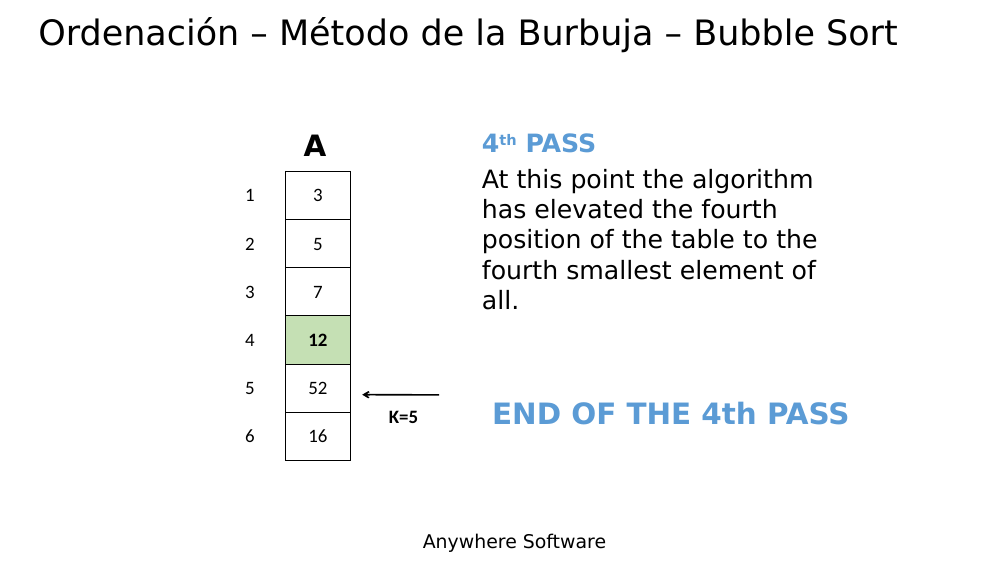
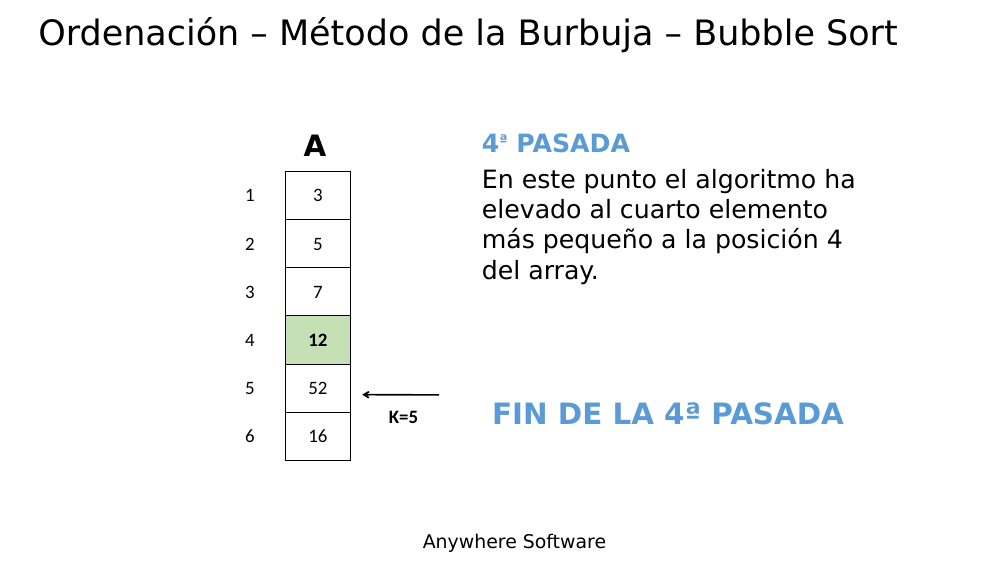
Before and after one commit to Lamashino/Teaching-B4J, a slide deck: slide 44 of Tema 14 - Matrices - Arrays/Tema 14 - Matrices - Arrays.pptx. Drawn at 1008x567 pixels with LibreOffice and Linux fonts; fonts in the diff are those of the drawing; background and template pictures are left out. Boxes give left, top, right and bottom in pixels: in the first picture for what was removed or moved away, otherwise in the second. Text is boxed around its words. In the diff, an @@ line names an element or a change of style, - is before the commit and + after.

```diff
--- a/Tema 14 - Matrices - Arrays/Tema 14 - Matrices - Arrays.pptx
+++ b/Tema 14 - Matrices - Arrays/Tema 14 - Matrices - Arrays.pptx
@@ text at bbox=[516, 133, 630, 153]: text changed @@
-4th PASS
+4ª PASADA
@@ text at bbox=[482, 169, 855, 285]: text changed @@
-At this point the algorithm has elevated the fourth position of the table to the fourth smallest element of all.
+En este punto el algoritmo ha elevado al cuarto elemento más pequeño a la posición 4 del array.
@@ text at bbox=[492, 402, 844, 425]: text changed @@
-END OF THE 4th PASS
+FIN DE LA 4ª PASADA
```
Also in this commit, not shown: 22 other slides changed.
